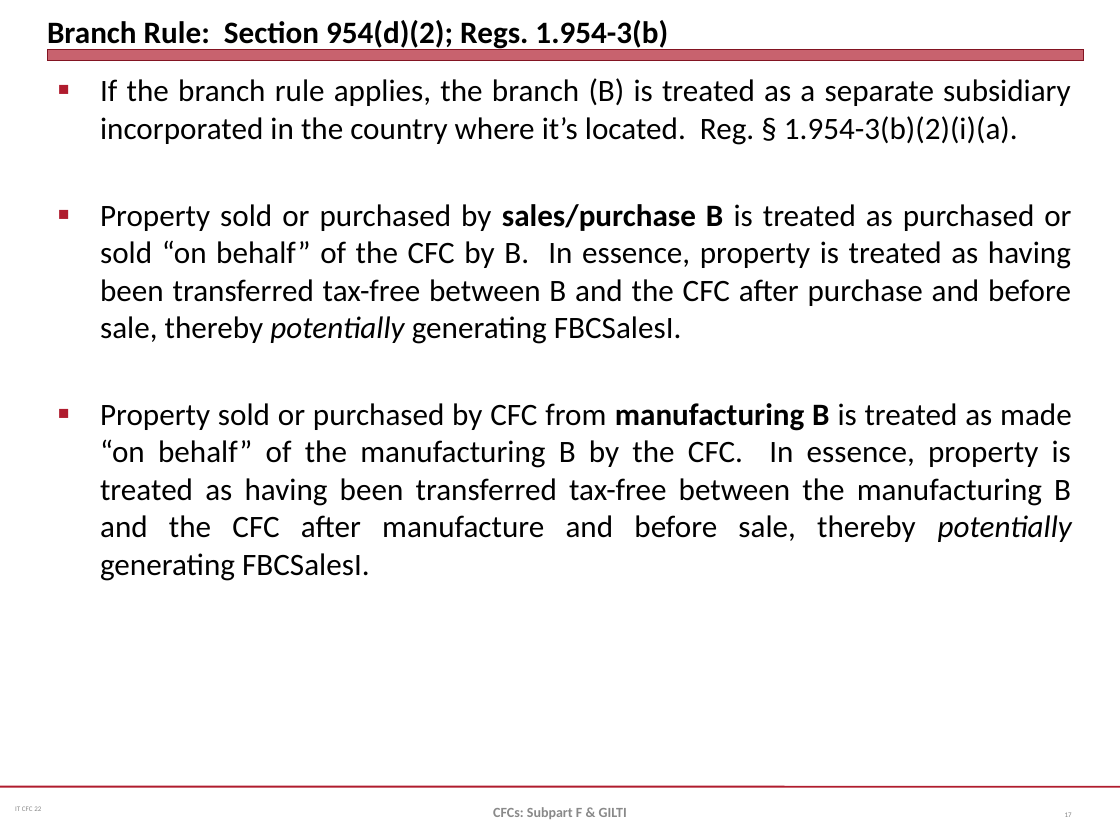
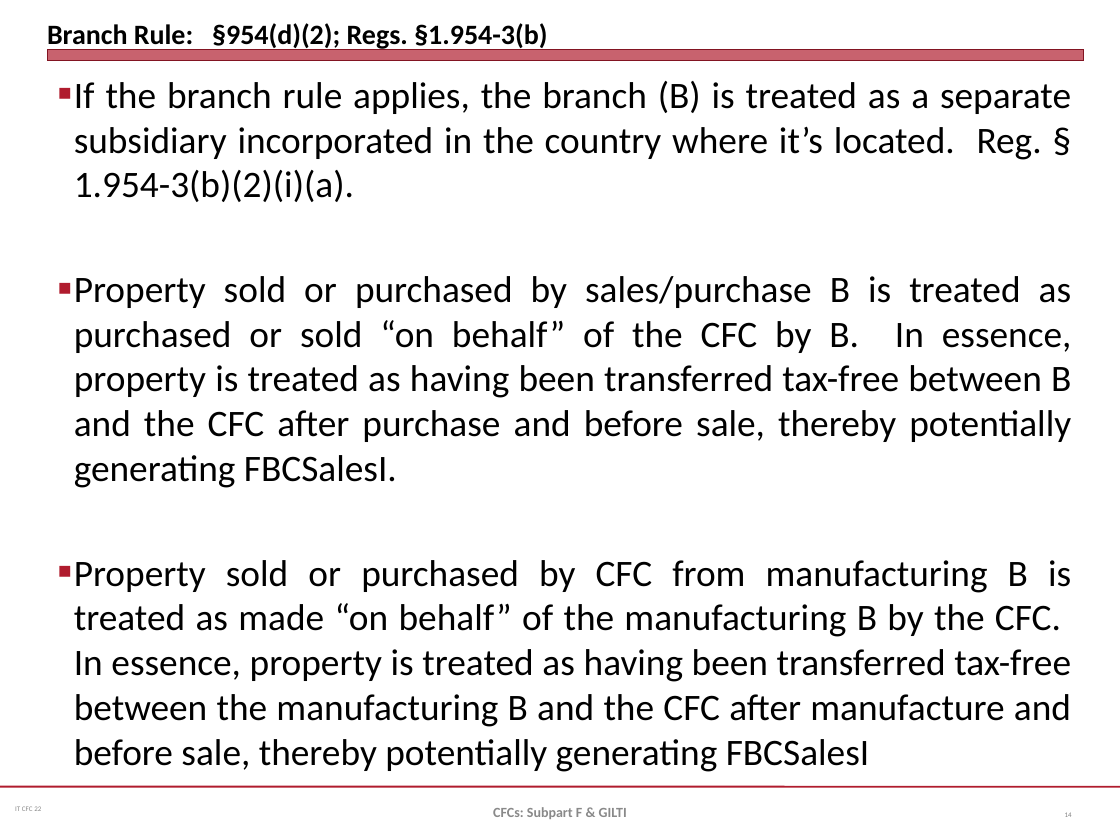
Before and after one commit to jmc877/International-Tax, a slide deck: slide 14 of slides/IT_CFC_22_1.pptx (slide 17 before the commit). Drawn at 1120x840 pixels with LibreOffice and Linux fonts; fonts in the diff are those of the drawing. Boxes give left, top, right and bottom in pixels: in the first picture for what was removed or moved away, otherwise in the second. Text is boxed around its words. In the diff, an @@ line names an element or a change of style, - is before the commit and + after.

```diff
--- a/slides/IT_CFC_22_1.pptx
+++ b/slides/IT_CFC_22_1.pptx
@@ title at bbox=[47, 23, 547, 51]: text changed; size 20 to 18 pt @@
-Branch Rule: Section 954(d)(2); Regs. 1.954-3(b)
+Branch Rule: §954(d)(2); Regs. §1.954-3(b)
@@ text at bbox=[74, 81, 1072, 488]: size 20 to 24 pt in "If the branch rule applies, the branch ...", "Property sold or purchased by sales/purchase B ..."; bold off in "sales/purchase B"; italic off in "potentially"; indent changed @@
@@ text at bbox=[74, 560, 1071, 772]: text changed; size 20 to 24 pt @@
-■ Property sold or purchased by CFC from manufacturing B is treated as made “on behalf” of the manufacturing B by the CFC. In essence, property is treated as having been transferred tax-free between the manufacturing B and the CFC after manufacture and before sale, thereby potentially generating FBCSalesI.
+■ Property sold or purchased by CFC from manufacturing B is treated as made “on behalf” of the manufacturing B by the CFC. In essence, property is treated as having been transferred tax-free between the manufacturing B and the CFC after manufacture and before sale, thereby potentially generating FBCSalesI
```
Also in this commit, not shown: 16 other slides changed, 7 slides added, 2 slides removed, 2 other files.
